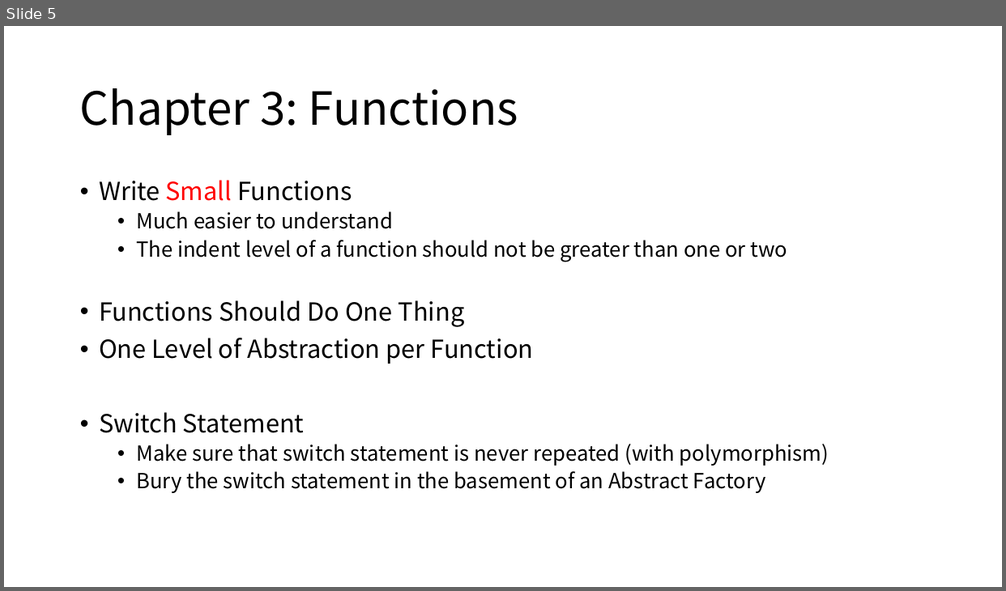
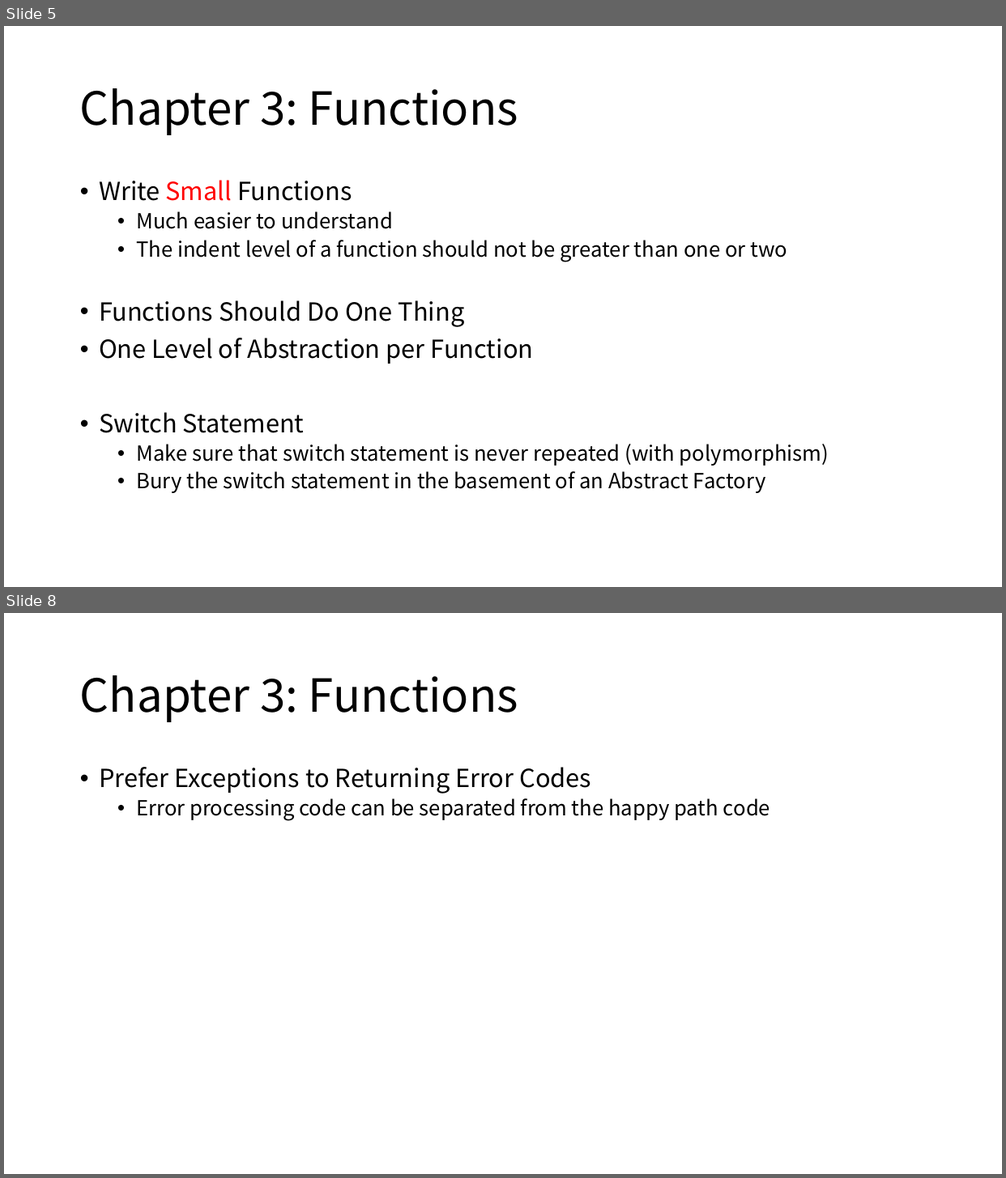
Before and after one commit to Eyebrowmoon/CS490, a slide deck: cleanCode1.pptx. Shown one above the other, each under a label of ours: slide 5 before the commit, slides 5 and 8 after it; the slides between them are not shown. The pictures are 1006x591 and 1006x1178 pixels, drawn with LibreOffice and Linux fonts; fonts in the diff are those of the drawing. Boxes give left, top, right and bottom in pixels: in the first picture for what was removed or moved away, otherwise in the second. Text is boxed around its words. In the diff, an @@ line names an element or a change of style, - is before the commit and + after.

```diff
--- a/cleanCode1.pptx
+++ b/cleanCode1.pptx
@@ slide 8 added at box(4, 613, 1002, 1174), background #FFFFFF @@
@@ title added at box(80, 675, 518, 722), 44 pt, text #000000 @@
+Chapter 3: Functions
@@ text added at box(99, 767, 770, 821), 20 pt, text #000000 @@
+• Prefer Exceptions to Returning Error Codes
+  • Error processing code can be separated from the happy path code
```
Also in this commit, not shown: 2 slides changed.
